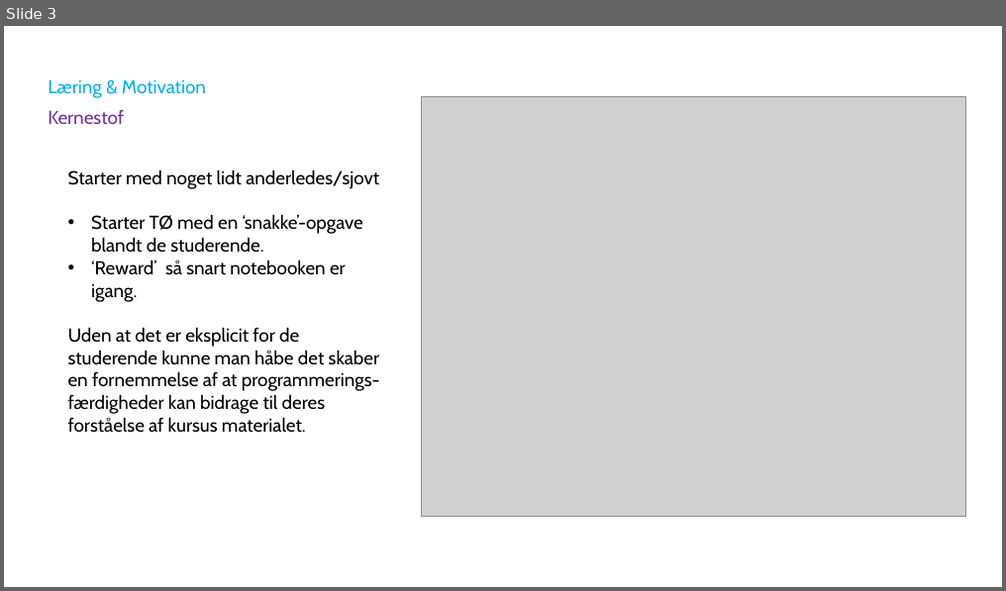
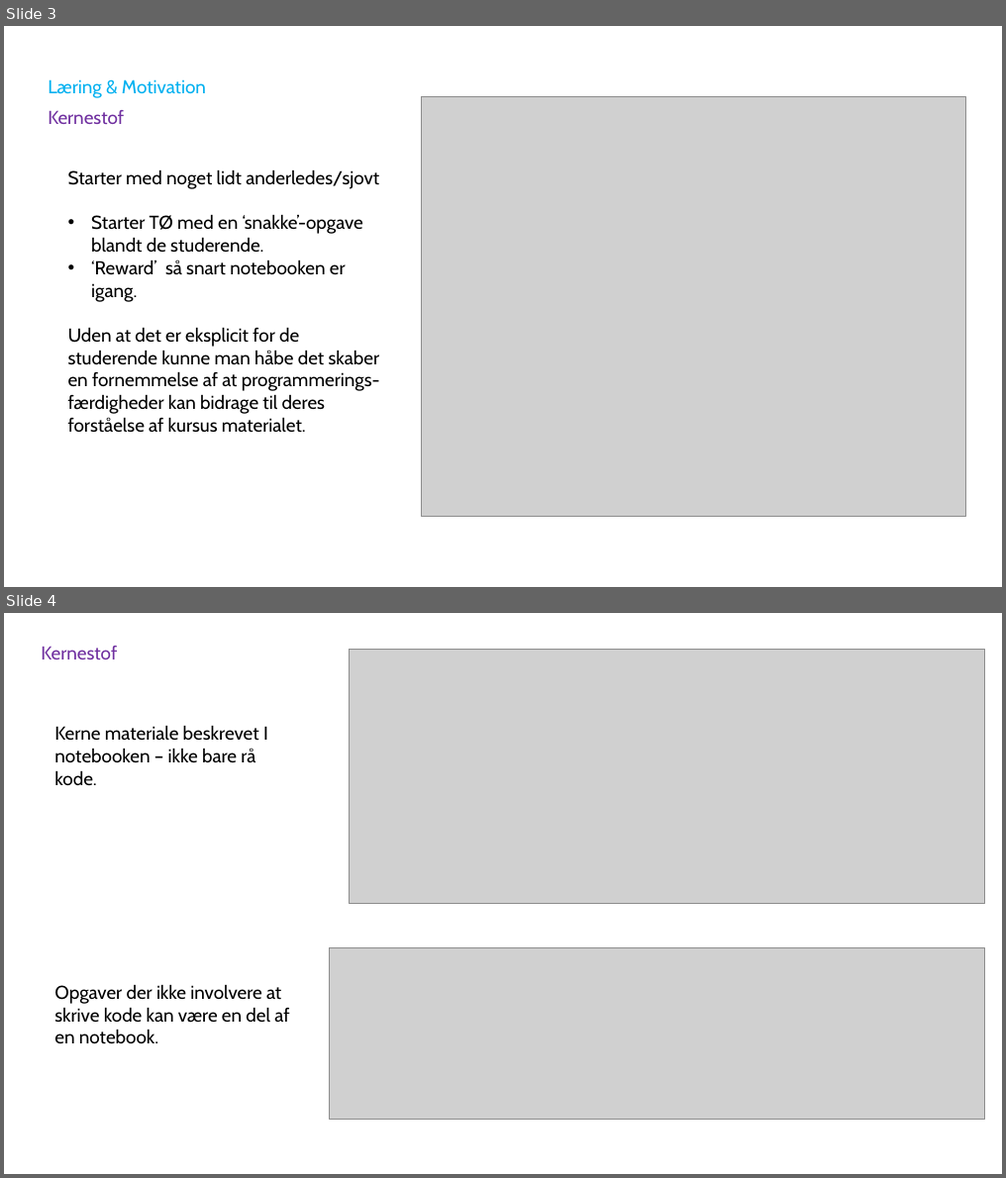
Before and after one commit to Mads-PeterVC/fb2, a slide deck: reflection.pptx. Shown one above the other, each under a label of ours: slide 3 before the commit, slides 3 and 4 after it. The pictures are 1006x591 and 1006x1178 pixels, drawn with LibreOffice and Linux fonts; fonts in the diff are those of the drawing; grey boxes stand for pictures. Boxes give left, top, right and bottom in pixels: in the first picture for what was removed or moved away, otherwise in the second. Text is boxed around its words. In the diff, an @@ line names an element or a change of style, - is before the commit and + after.

```diff
--- a/reflection.pptx
+++ b/reflection.pptx
@@ slide 4 added at (4,613,1002,1174), background #FFFFFF @@
@@ text added at (41,646,117,660), 18 pt, text #7030A0 @@
+Kernestof
@@ picture added at (350,649,985,903) @@
@@ text added at (54,725,268,785), 18 pt, text #000000 @@
+Kerne materiale beskrevet I notebooken – ikke bare rå kode.
@@ picture added at (330,949,985,1120) @@
@@ text added at (54,984,289,1045), 18 pt, text #000000 @@
+Opgaver der ikke involvere at skrive kode kan være en del af en notebook.
```
Also in this commit, not shown: 2 slides changed, 2 other slides added, 1 slide removed, 3 other files.
